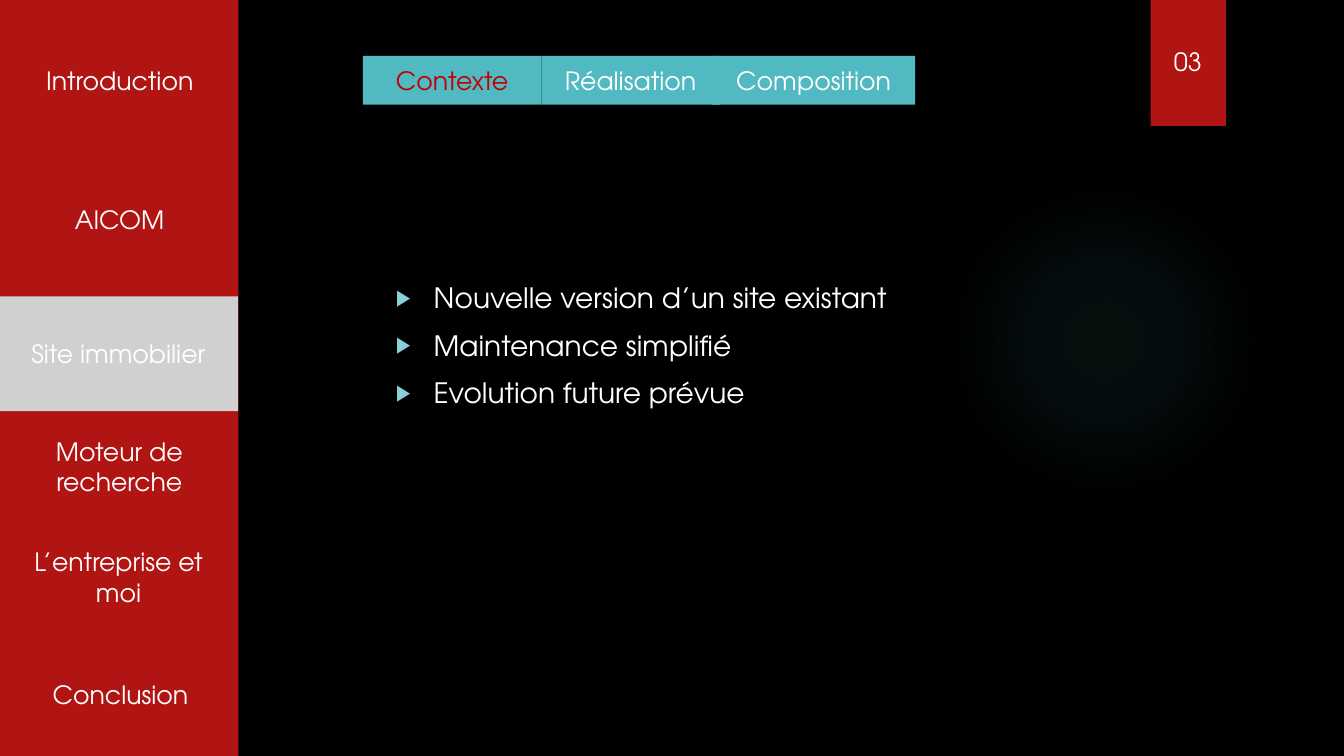
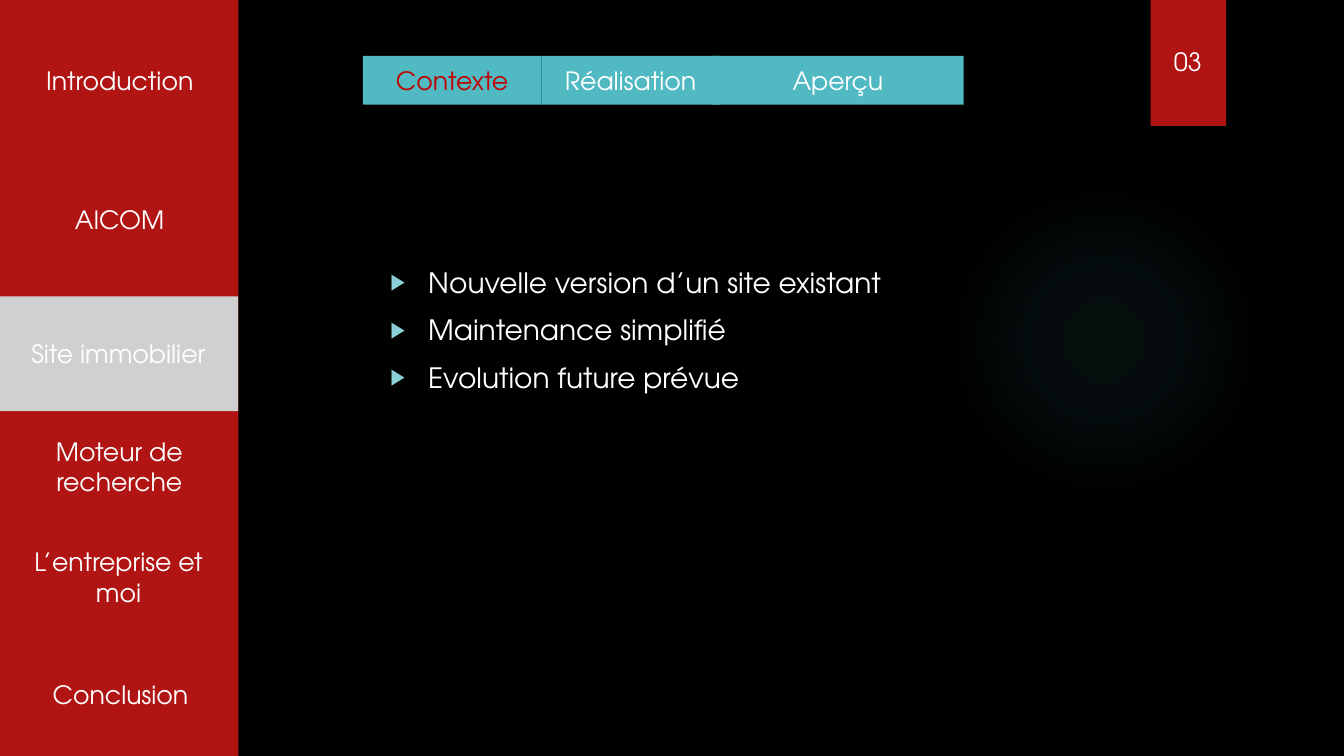
Before and after one commit to tochyvn/ma_banque_document, a slide deck: slide 6 of Aviaco france.pptx. Drawn at 1344x756 pixels with LibreOffice and Linux fonts; fonts in the diff are those of the drawing; grey boxes stand for pictures; background and template pictures are left out. Boxes give left, top, right and bottom in pixels: in the first picture for what was removed or moved away, otherwise in the second. Text is boxed around its words. In the diff, an @@ line names an element or a change of style, - is before the commit and + after.

```diff
--- a/Aviaco france.pptx
+++ b/Aviaco france.pptx
@@ rectangle "Aperçu": place and size @@
-rectangle "Aperçu" at [712, 55, 915, 104]
+rectangle "Aperçu" at [712, 55, 964, 104]
@@ text in rectangle at [793, 71, 884, 96]: text changed @@
-Composition
+Aperçu
@@ text "Nouvelle version d’un site existant": place and size @@
-text "Nouvelle version d’un site existant" at [434, 287, 886, 409]
+text "Nouvelle version d’un site existant" at [428, 272, 881, 394]
```
Also in this commit, not shown: 3 other slides changed, 3 slides added.
